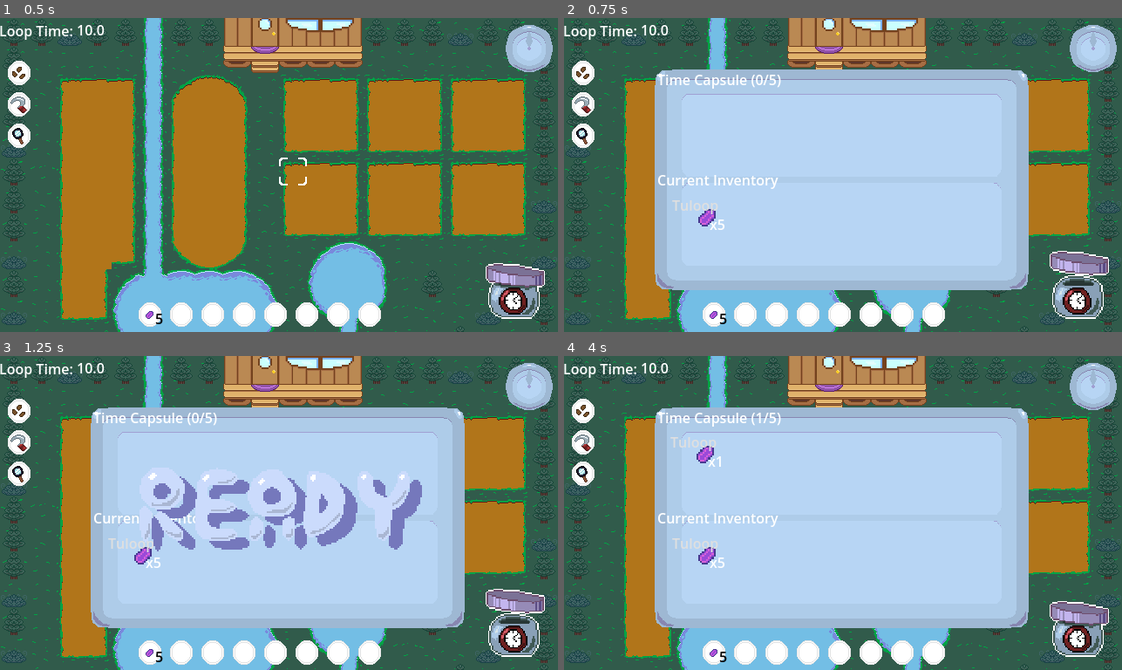
Above: before the commit, frames 1-4 (two rows, left to right).
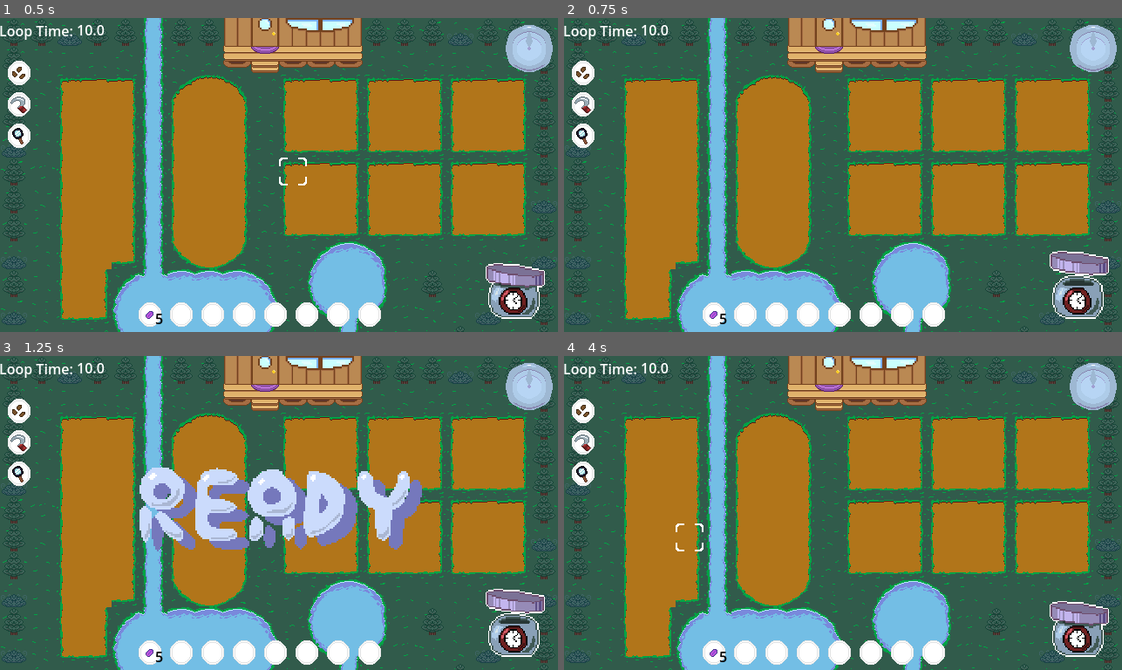
Above: after the commit, the same moments.

Repository: Hyper-Burner/GMTK-Game-Jam-2025
Game: Godot game, scene res://Scenes/main.tscn
The game is run twice, just before and just after one commit, with the same random seed, the same clock (stepped at 60 frames per second) and the same inputs.
Inputs (mouse positions are in pixels of both pictures, inside the frame that each line leads up to):
- Up to frame 1 (0.5 s): no input
- Up to frame 2 (0.75 s): click (1077, 281) at 0.5 s
- Up to frame 3 (1.25 s): no input
- Up to frame 4 (4 s): click (580, 409) at 1.25 s; click (580, 440) at 2 s; click (580, 472) at 2.75 s; click (697, 544) at 3.5 s, where only the run before the commit has a clickable "Tuloop"

Frame 1 is identical in both runs. In frame 2, 47% of the frame differs, in the area x 16-84%, y 16-87%; in frame 3, 38%; in frame 4, 47%.

Commit message:
UI

Diff:
--- a/Scenes/main.tscn
+++ b/Scenes/main.tscn
@@ -89,10 +89,10 @@
 
 [node name="Summary" type="Label" parent="EndLoop"]
 layout_mode = 0
-offset_left = 198.667
-offset_top = 21.3333
-offset_right = 461.667
-offset_bottom = 71.3333
+offset_left = 190.0
+offset_top = 19.0
+offset_right = 453.0
+offset_bottom = 69.0
 theme_override_colors/font_color = Color(0.373363, 0.787601, 0.633092, 1)
 theme_override_colors/font_shadow_color = Color(0.354913, 0.312184, 0.711008, 1)
 theme_override_fonts/font = ExtResource("5_6iyac")
--- a/Scenes/time_capsule_inventory_slot.tscn
+++ b/Scenes/time_capsule_inventory_slot.tscn
@@ -21,6 +21,7 @@
 offset_top = -23.0
 grow_horizontal = 0
 grow_vertical = 0
+theme_override_colors/font_color = Color(0, 0, 0, 1)
 text = "0"
 
 [node name="Label" type="Label" parent="."]
--- a/Scripts/time_capsule.gd
+++ b/Scripts/time_capsule.gd
@@ -42,7 +42,7 @@
 func _on_loop_ended():
 	# Close time capsule when loop ends
 	time_capsule_panel.visible = false
-	in_loop = true
+	in_loop = false
 
 func _on_inventory_changed(item_id: String, new_quantity: int):
 	# Only update display if time capsule is currently visible
@@ -51,7 +51,9 @@
 
 func _on_time_capsule_button_pressed() -> void:
 	# Toggle the time capsule panel visibility
-	toggle_time_capsule_panel()
+	if in_loop:
+		toggle_time_capsule_panel()
+	State.set_current_action("None")
 
 func toggle_time_capsule_panel():
 	time_capsule_panel.visible = !time_capsule_panel.visible
